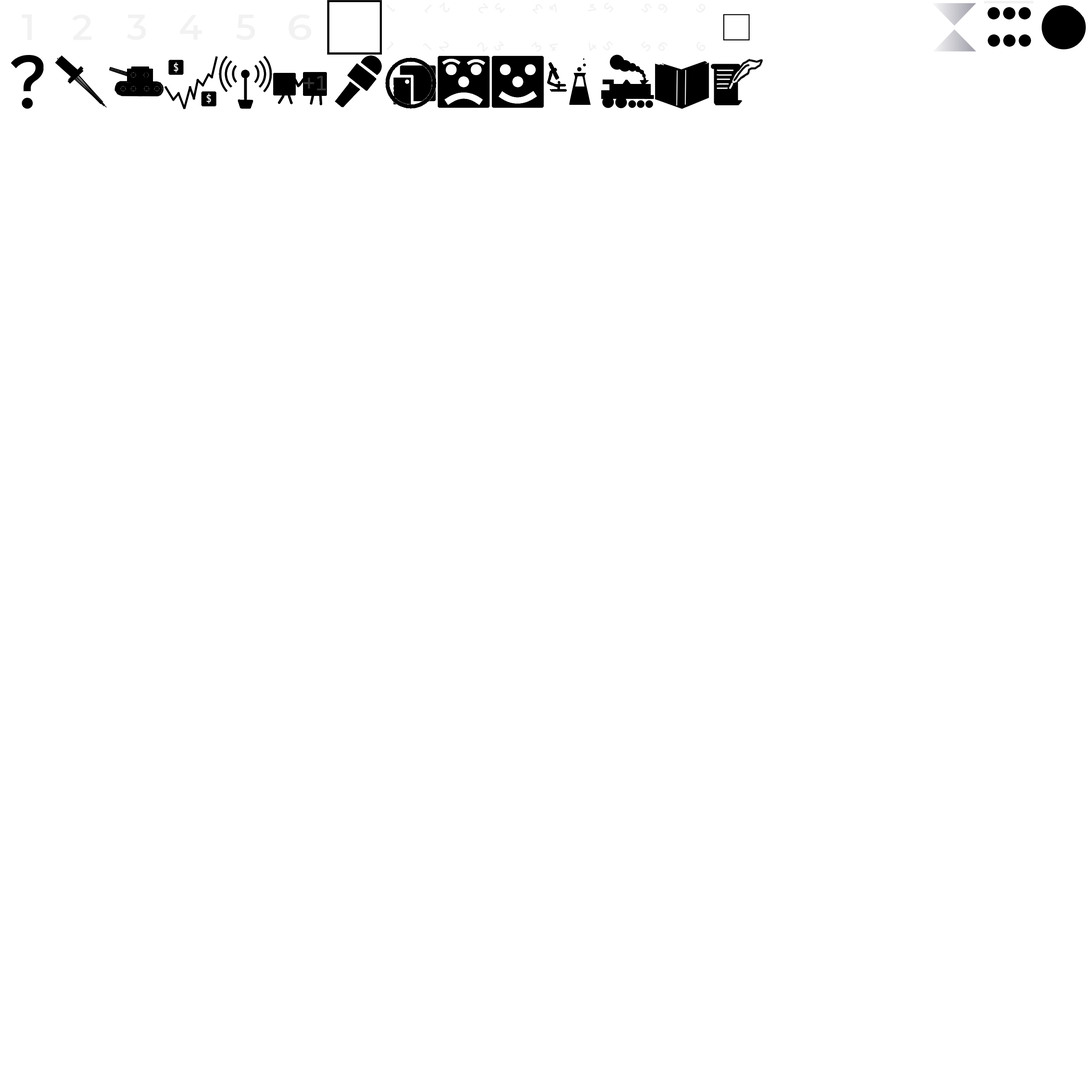
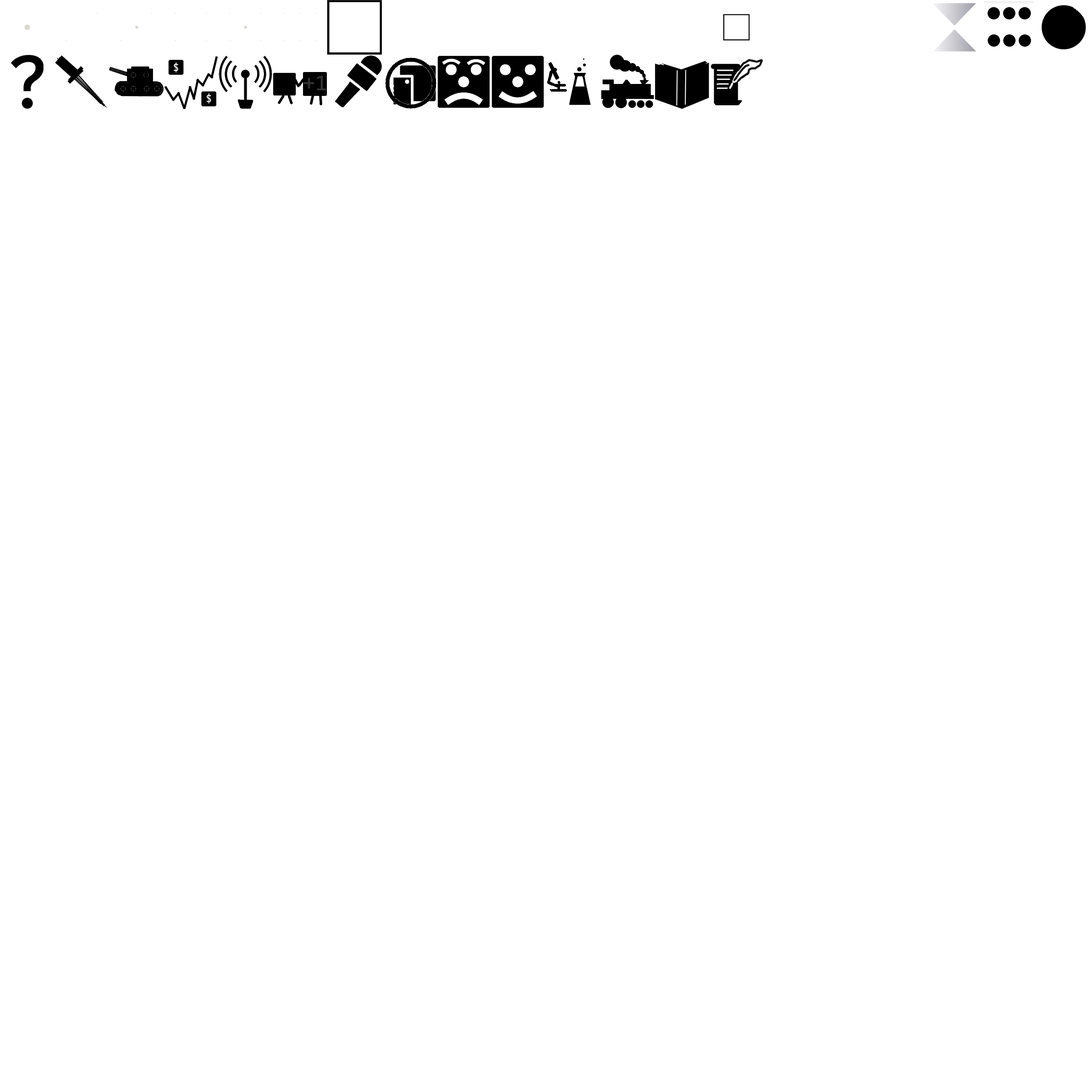
Revision of a layered 1091 × 1091 image; what changed, layer by layer:
painted on "Upgrades_Paint" over [21, 2, 706, 53]
